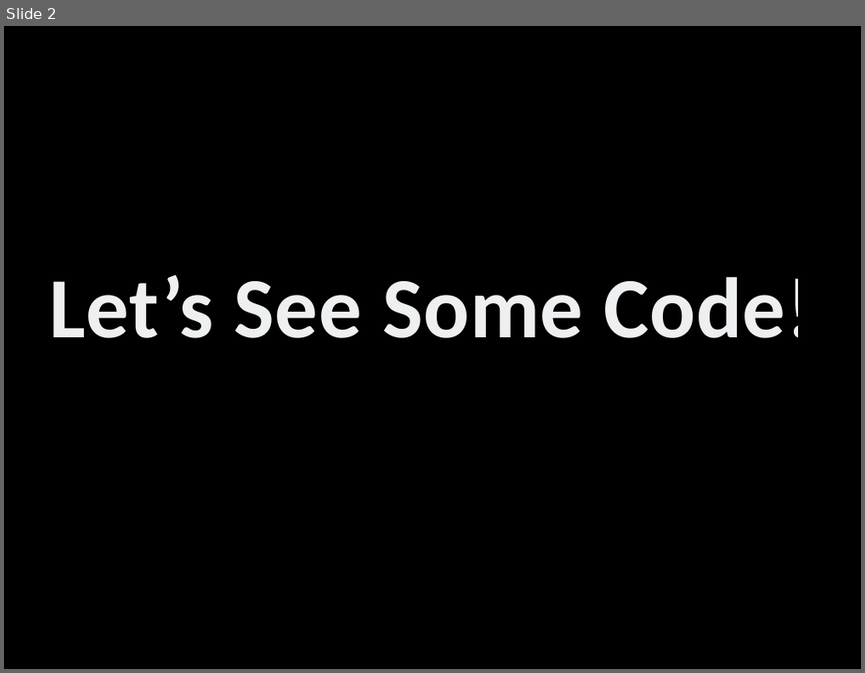
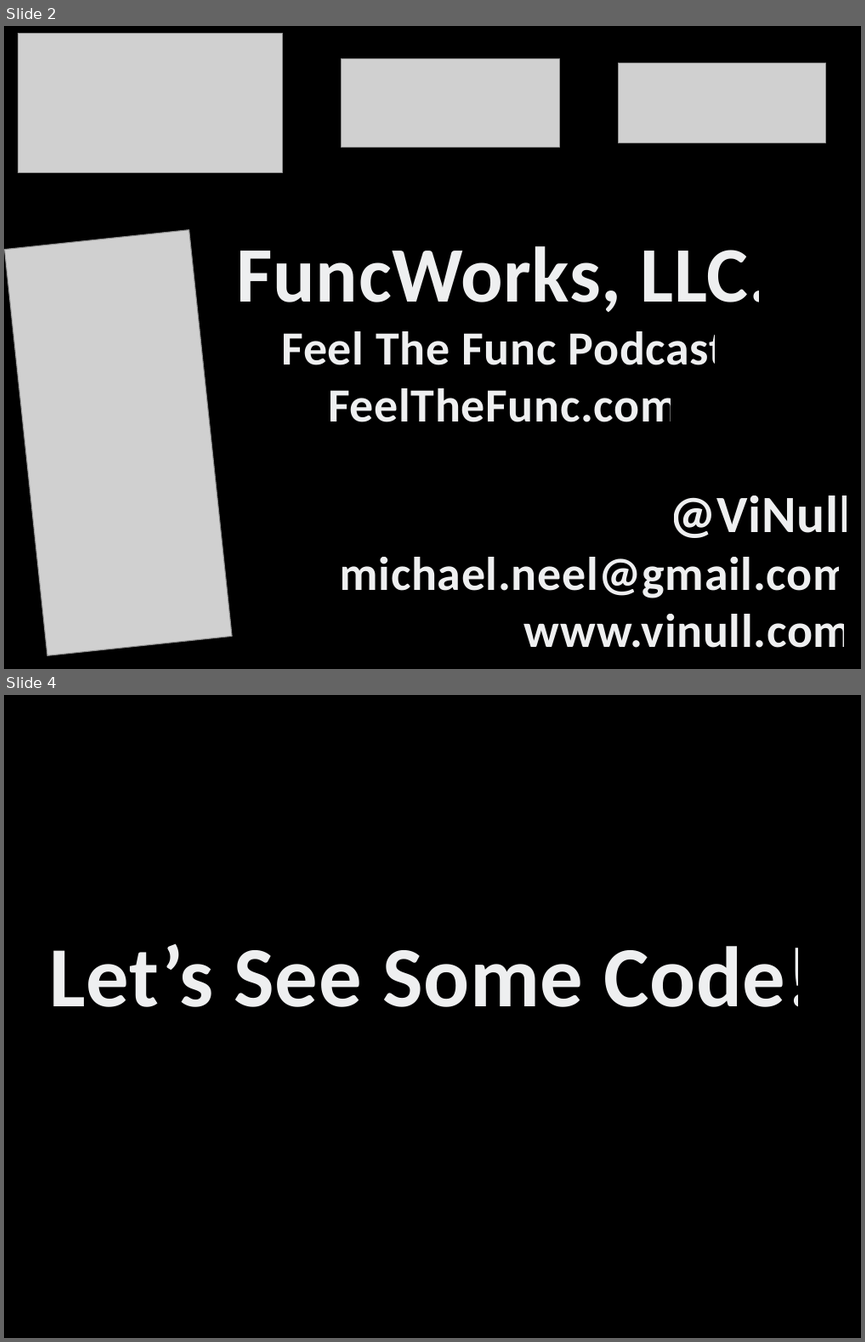
Before and after one commit to spaccabit/vinull, a slide deck: Presentations/DataSetsCodeLessDoMore/DataSets.pptx. Shown one above the other, each under a label of ours: slide 2 before the commit, slides 2 and 4 after it; the slides between them are not shown. The pictures are 865x673 and 865x1342 pixels, drawn with LibreOffice and Linux fonts; fonts in the diff are those of the drawing; grey boxes stand for pictures. Boxes give left, top, right and bottom in pixels: in the first picture for what was removed or moved away, otherwise in the second. Text is boxed around its words. In the diff, an @@ line names an element or a change of style, - is before the commit and + after.

```diff
--- a/Presentations/DataSetsCodeLessDoMore/DataSets.pptx
+++ b/Presentations/DataSetsCodeLessDoMore/DataSets.pptx
@@ slide 2 added at (4, 26, 861, 669), background #000000 @@
@@ picture added at (18, 33, 283, 172) @@
@@ picture added at (341, 58, 559, 147) @@
@@ picture added at (619, 63, 826, 142) @@
@@ picture added at (5, 230, 232, 656) @@
@@ text added at (237, 246, 770, 422), 40 pt, text #FCFCFD at 95% opacity, bold @@
+FuncWorks, LLC.
+Feel The Func Podcast
+FeelTheFunc.com
@@ text added at (340, 495, 852, 647), 40 pt, text #FCFCFD at 95% opacity, bold @@
+@ViNull
+michael.neel@gmail.com
+www.vinull.com
@@ what was slide 2 is now slide 4 @@
```
Also in this commit, not shown: 1 slide changed, 1 other slide added.
